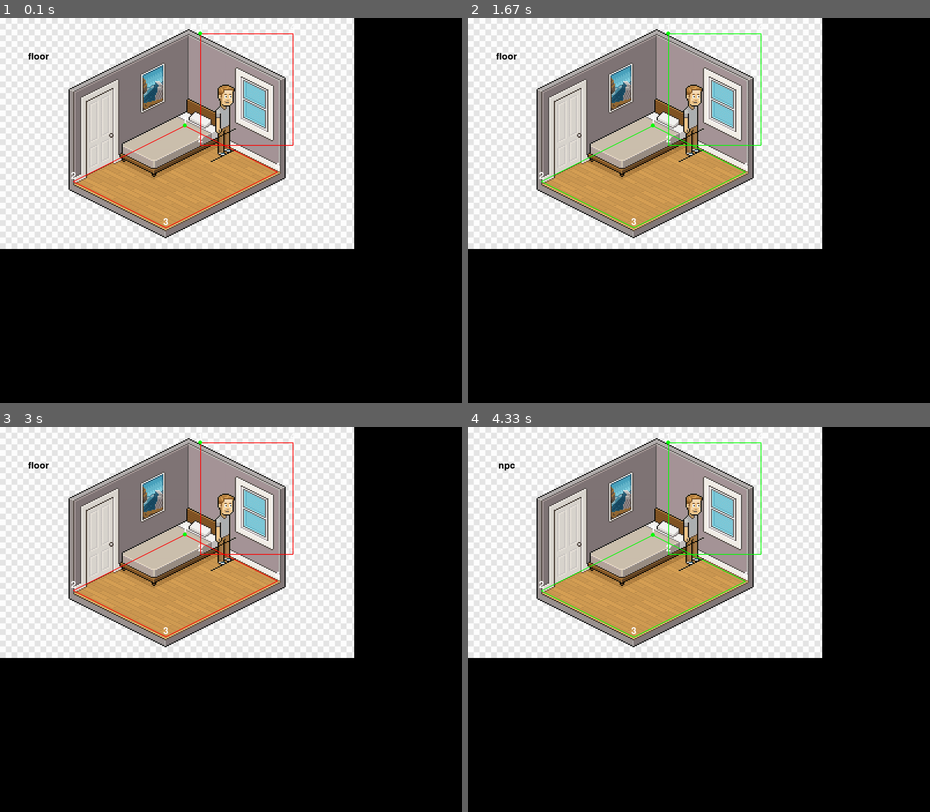
Above: before the commit, frames 1-4 (two rows, left to right).
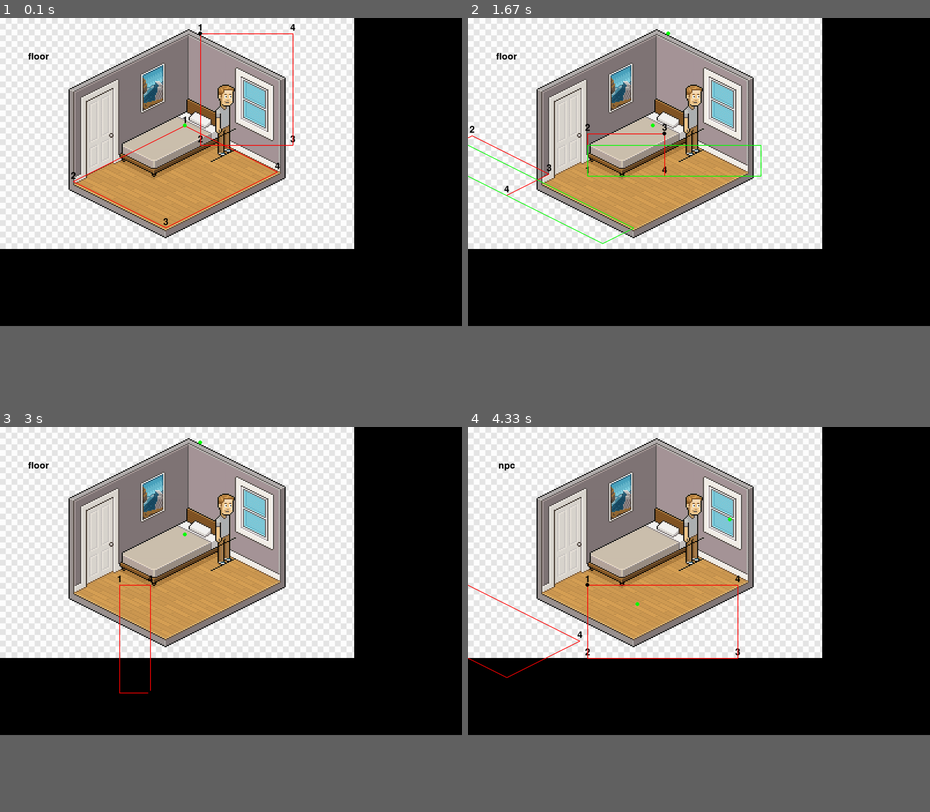
Above: after the commit, the same moments.

Repository: moises-dias/pygame-learning
Game: pygame game, started from generate_square_from_isometric_refactor.py
The game is run twice, just before and just after one commit, with the same random seed, the same clock (stepped at 60 frames per second) and the same inputs.
Inputs (mouse positions are in pixels of both pictures, inside the frame that each line leads up to):
- Up to frame 1 (0.1 s): no input
- Up to frame 2 (1.67 s): press the mouse at (703, 191) at 0.37 s; move the mouse to (643, 183) at 0.47 s; release the mouse at (588, 175) at 0.6 s; tap Space at 0.67, 1.07, 1.37 s; hold N 1-1.47 s; press the mouse at (703, 191) at 1.53 s; move the mouse to (662, 129) at 1.63 s
- Up to frame 3 (3 s): release the mouse at (157, 480) at 1.77 s; hold B 1.83-2.3 s; move the mouse to (189, 688) at 1.87 s; tap Space at 1.9, 2.2 s; press the mouse at (235, 600) at 2.37 s; move the mouse to (161, 538) at 2.47 s; release the mouse at (92, 477) at 2.6 s; press the mouse at (235, 600) at 2.7 s; move the mouse to (189, 646) at 2.8 s; release the mouse at (147, 692) at 2.93 s
- Up to frame 4 (4.33 s): press the mouse at (703, 600) at 3.03 s; move the mouse to (717, 631) at 3.13 s; release the mouse at (735, 658) at 3.27 s; hold 4 3.33-3.8 s; tap Space at 3.4, 3.7, 4.23 s; click (726, 519) at 3.42 s; tap N at 3.83 s; tap 2 at 4.32 s
In our replay, the window is 900x750 before the commit and 900x600 after it. These sizes can differ from the game's own. Grey fills any space a smaller window leaves; there, only what the larger window draws over its background counts as a difference.

The runs differ from the first frame. In frame 1, 0.1% of the frame differs, in the area x 15-64%, y 1-54%; in frame 2, 1.1%, in the area x 0-64%, y 1-59%; in frame 3, 0.7%; in frame 4, 1.1%.

Commit message:
updating bounding box generator

Diff:
--- a/assets/simple_isometric.txt
+++ b/assets/simple_isometric.txt
@@ -1,9 +1,19 @@
 squares
+floor [(530, 220), (530, 330), (760, 330), (760, 220)]
+floor [(620, 80), (620, 220), (760, 220), (760, 80)]
+floor [(660, 40), (660, 80), (760, 80), (760, 40)]
+npc [(620, 40), (620, 80), (660, 80), (660, 40)]
+door [(530, 230), (530, 320), (580, 320), (580, 230)]
 
 isometrics
+floor [(310, 375), (200, 430), (430, 545), (540, 490)]
+floor [(540, 350), (400, 420), (540, 490), (680, 420)]
+floor [(620, 350), (580, 370), (680, 420), (720, 400)]
+npc [(580, 330), (540, 350), (580, 370), (620, 350)]
+door [(300, 380), (210, 425), (260, 450), (350, 405)]
 
 square_point
-0
+(690, 160)
 
 isometric_point
-0
+(530, 425)
--- a/generate_square_from_isometric_refactor.py
+++ b/generate_square_from_isometric_refactor.py
@@ -5,7 +5,7 @@
 pygame.init()
 
 SCREEN_WIDTH = 1200
-SCREEN_HEIGHT = 1000
+SCREEN_HEIGHT = 800
 
 screen = pygame.display.set_mode((SCREEN_WIDTH, SCREEN_HEIGHT))
 clock = pygame.time.Clock()
@@ -25,12 +25,12 @@
 y1 = 40
 y2 = 330
 
+upper_left_vertex_drag = True
+
 square_type = "floor"
 final_types = []
 final_squares = []
 final_isometrics = []
-final_point_square = 0
-final_point_isometric = 0
 
 square_vertices = [(x1, y1), (x1, y2), (x2, y2), (x2, y1)]
 isometric_vertices = []
@@ -54,77 +54,79 @@
         if event.type == pygame.QUIT:
             running = False
 
-        elif event.type == pygame.KEYUP:
-            if event.key == pygame.K_SPACE:
-                pressing_space = False
-                print("false")
+        elif pygame.mouse.get_pressed()[0]:  # Left mouse button pressed
+            # Get the mouse position
+            mouse_x, mouse_y = pygame.mouse.get_pos()
+            print("foo")
 
-        elif event.type == pygame.KEYDOWN:
-            if event.key == pygame.K_SPACE:
-                pressing_space = True
-                print("true")
-                continue
-            elif event.key == pygame.K_w:
-                y1 += 10 if pressing_space else -10
-            elif event.key == pygame.K_a:
-                x1 += 10 if pressing_space else -10
-            elif event.key == pygame.K_s:
-                y2 += -10 if pressing_space else 10
-            elif event.key == pygame.K_d:
-                x2 += -10 if pressing_space else 10
-            elif event.key == pygame.K_1:
-                square_type = "floor"
-            elif event.key == pygame.K_2:
-                square_type = "npc"
-            elif event.key == pygame.K_3:
-                square_type = "door"
-            elif event.key == pygame.K_UP:
-                square_point = (square_point[0], square_point[1] - 10)
-            elif event.key == pygame.K_DOWN:
-                square_point = (square_point[0], square_point[1] + 10)
-            elif event.key == pygame.K_LEFT:
-                square_point = (square_point[0] - 10, square_point[1])
-            elif event.key == pygame.K_RIGHT:
-                square_point = (square_point[0] + 10, square_point[1])
-            elif event.key == pygame.K_n:
-                final_squares.append(square_vertices)
-                final_isometrics.append(isometric_vertices)
-                continue
-            elif event.key == pygame.K_b:
-                final_squares.pop()
-                final_isometrics.pop()
-                continue
-            elif event.key == pygame.K_m:
-                final_point_square = square_point
-                final_point_isometric = isometric_point
-                continue
+            # Round the mouse position to the nearest multiple of 10
+            if square_type == "player":
+                square_point = (round(mouse_x / 10) * 10, round(mouse_y / 10) * 10)
+                x = square_point[0]
+                y = square_point[1]
+                new_x = 2*(x * cos_angle - y * sin_angle)/sqrt_2
+                new_y = (x * sin_angle + y * cos_angle)/sqrt_2
+                isometric_point = (round(new_x), round(new_y))
+            elif upper_left_vertex_drag:
+                x1 = round(mouse_x / 10) * 10
+                y1 = round(mouse_y / 10) * 10
+            else:
+                x2 = round(mouse_x / 10) * 10
+                y2 = round(mouse_y / 10) * 10
+
+
 
             square_vertices = [(x1, y1), (x1, y2), (x2, y2), (x2, y1)]
+            print(square_vertices)
             isometric_vertices = []
             for x, y in square_vertices:
                 new_x = 2*(x * cos_angle - y * sin_angle)/sqrt_2
                 new_y = (x * sin_angle + y * cos_angle)/sqrt_2
                 isometric_vertices.append((round(new_x), round(new_y)))
 
-            print(isometric_vertices)
-            x = square_point[0]
-            y = square_point[1]
-            new_x = 2*(x * cos_angle - y * sin_angle)/sqrt_2
-            new_y = (x * sin_angle + y * cos_angle)/sqrt_2
-            isometric_point = (round(new_x), round(new_y))
-            print(square_vertices)
+            # print(isometric_vertices)
+
+            # print(square_vertices)
+
+
+
+        elif event.type == pygame.KEYDOWN:
+            if event.key == pygame.K_SPACE:
+                upper_left_vertex_drag = not upper_left_vertex_drag
+            if event.key == pygame.K_1:
+                square_type = "floor"
+            elif event.key == pygame.K_2:
+                square_type = "npc"
+            elif event.key == pygame.K_3:
+                square_type = "door"
+            elif event.key == pygame.K_4:
+                square_type = "player"
+            elif event.key == pygame.K_n:
+                if square_type == "player":
+                    continue
+                final_squares.append(square_vertices)
+                final_isometrics.append(isometric_vertices)
+                final_types.append(square_type)
+                continue
+            elif event.key == pygame.K_b:
+                final_squares.pop()
+                final_isometrics.pop()
+                final_types.pop()
+                continue
+
+
 
 
     screen.fill((0, 0, 0))
     screen.blit(image, image_rect)
 
     for i, (x, y) in enumerate(isometric_vertices, start=1):
-        text_surface = font.render(str(i), True, (255, 255, 255))
+        text_surface = font.render(str(i), True, (0, 0, 0))
         text_rect = text_surface.get_rect(center=(x, y - 15))
         screen.blit(text_surface, text_rect)
 
     for i, (x, y) in enumerate(square_vertices, start=1):
-        text_surface = font.render(str(i), True, (255, 255, 255))
+        text_surface = font.render(str(i), True, (0, 0, 0))
         text_rect = text_surface.get_rect(center=(x, y - 15))
         screen.blit(text_surface, text_rect)
 
@@ -134,10 +136,27 @@
     pygame.draw.circle(screen, (0, 255, 0), isometric_point, 5)
     pygame.draw.circle(screen, (0, 255, 0), square_point, 5)
 
-    for v in final_squares:
-        pygame.draw.polygon(screen, (0, 255, 0), v, 2)
-    for v in final_isometrics:
-        pygame.draw.polygon(screen, (0, 255, 0), v, 2)
+    for item_type, v in zip(final_types, final_squares):
+        if item_type == "floor":
+            color = (0, 255, 0)
+        elif item_type == "npc":
+            color = (255, 0, 255)
+        elif item_type == "door":
+            color = (0, 0, 255)
+        pygame.draw.polygon(screen, color, v, 2)
+    for item_type, v in zip(final_types, final_isometrics):
+        if item_type == "floor":
+            color = (0, 255, 0)
+        elif item_type == "npc":
+            color = (255, 0, 255)
+        elif item_type == "door":
+            color = (0, 0, 255)
+        pygame.draw.polygon(screen, color, v, 2)
+
+    if upper_left_vertex_drag:
+        pygame.draw.circle(screen, (0, 0, 0), (x1, y1), 5)
+    else:
+        pygame.draw.circle(screen, (0, 0, 0), (x2, y2), 5)
 
 
     text_surface = font.render(square_type, True, (0, 0, 0))
@@ -157,18 +176,20 @@
 with open(file_path, "w") as file:
 
     file.write("squares\n")
-    for item in final_squares:
+    for item_type, item in zip(final_types, final_squares):
+        file.write(item_type + " ")
         file.write(str(item) + "\n")
 
     file.write("\nisometrics\n")
-    for item in final_isometrics:
+    for item_type, item in zip(final_types, final_isometrics):
+        file.write(item_type + " ")
         file.write(str(item) + "\n")
 
     file.write("\nsquare_point\n")
-    file.write(str(final_point_square) + "\n")
+    file.write(str(square_point) + "\n")
 
     file.write("\nisometric_point\n")
-    file.write(str(final_point_isometric) + "\n")
+    file.write(str(isometric_point) + "\n")
 
 
 pygame.quit()
